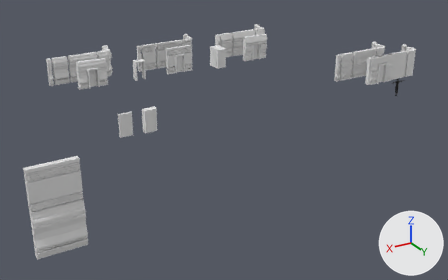
One commit to the FBX model MB_GenSet4_001.fbx: the scene before it, then after it.
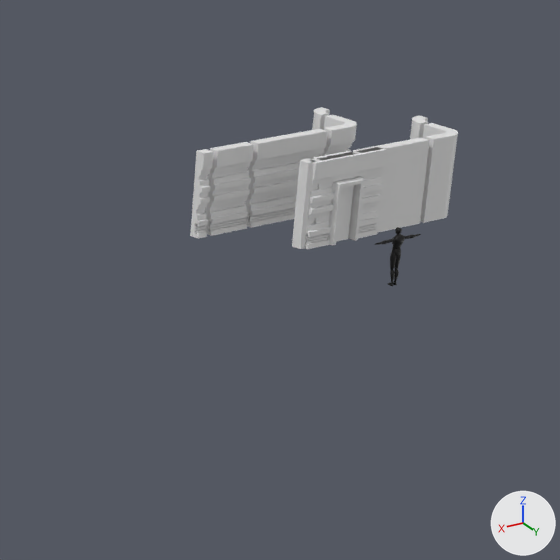
Old and new are each drawn whole from a 50 mm lens placed at (47.4, 48.1, 21.5), pointed at (18.1, -0.7, -2.9) and again close up on the part from 62% to 100% of the width and 3% to 64% of the height. Every picture has the same lights, and +X, +Y and +Z are marked at lower right. Where no turn or scale is listed for an object, it has been applied to the vertices.
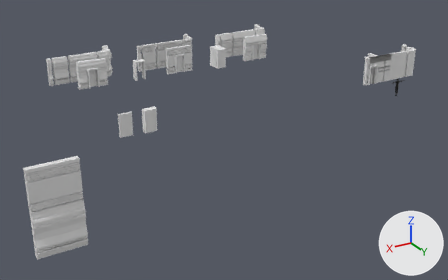
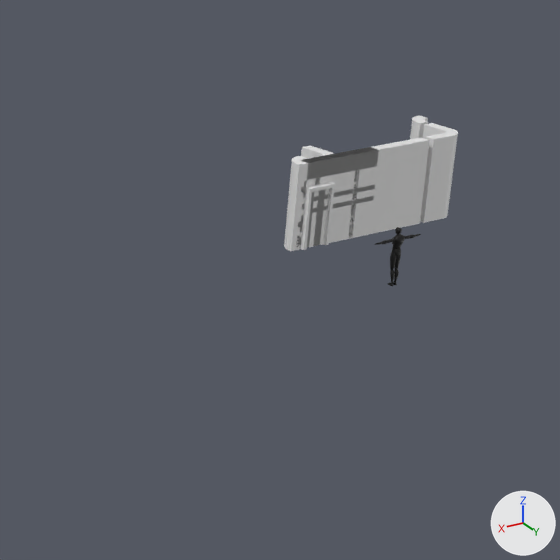
Where the newer file only moved an object's origin or applied its transform, the numbers keep the older frame.

Boxes [x1, y1, x2, y2] around the edits, measured in the close-ups (560 x 560 px):
'Plane.017', moved
    before: [245, 129, 328, 228]
    after: [310, 182, 375, 239]
'Plane.025', moved
    before: [305, 147, 386, 249]
    after: [305, 147, 379, 239]
'Plane.018', moved
    before: [205, 142, 254, 236]
    after: [307, 154, 344, 213]
'Cube.007', moved
    before: [328, 176, 364, 245]
    after: [298, 182, 335, 250]
'Plane.015', moved
    before: [312, 107, 330, 130]
    after: [284, 156, 309, 251]
'Plane.014', moved
    before: [190, 149, 213, 238]
    after: [301, 159, 317, 209]
'Plane.016', moved
    before: [321, 115, 357, 156]
    after: [299, 145, 334, 227]

Diff of the bpy script that builds the scene:
```diff
--- a/MB_GenSet4_001.fbx.py
+++ b/MB_GenSet4_001.fbx.py
@@ ob_cube_007 @@
 ob_cube_007 = bpy.data.objects.new('Cube.007', me_cube_010)
-ob_cube_007.location = (-1.2, 0.14, 0.0)
+ob_cube_007.location = (0.0, 0.0, 0.0)
@@ ob_plane_018 @@
 ob_plane_018 = bpy.data.objects.new('Plane.018', me_plane_018)
-ob_plane_018.location = (1.58, -2.69, 0.0)
+ob_plane_018.location = (0.0, 0.0, 0.0)
@@ ob_plane_014 @@
 ob_plane_014 = bpy.data.objects.new('Plane.014', me_plane_014)
-ob_plane_014.location = (2.18, -2.69, 0.0)
+ob_plane_014.location = (0.0, 0.0, 0.0)
@@ ob_plane_017 @@
 ob_plane_017 = bpy.data.objects.new('Plane.017', me_plane_017)
-ob_plane_017.location = (-0.22, -2.69, 0.0)
+ob_plane_017.location = (0.0, 0.0, 0.0)
@@ ob_plane_016 @@
 ob_plane_016 = bpy.data.objects.new('Plane.016', me_plane_016)
-ob_plane_016.location = (-3.62, -2.69, 0.0)
+ob_plane_016.location = (0.0, 0.0, 0.0)
@@ ob_plane_025 @@
 ob_plane_025 = bpy.data.objects.new('Plane.025', me_plane_025)
-ob_plane_025.location = (-0.22, 0.14, 0.0)
+ob_plane_025.location = (0.0, 0.0, 0.0)
@@ ob_plane_015 @@
 ob_plane_015 = bpy.data.objects.new('Plane.015', me_plane_015)
-ob_plane_015.location = (-5.22, -4.49, 0.0)
+ob_plane_015.location = (0.0, 0.0, 0.0)
```
